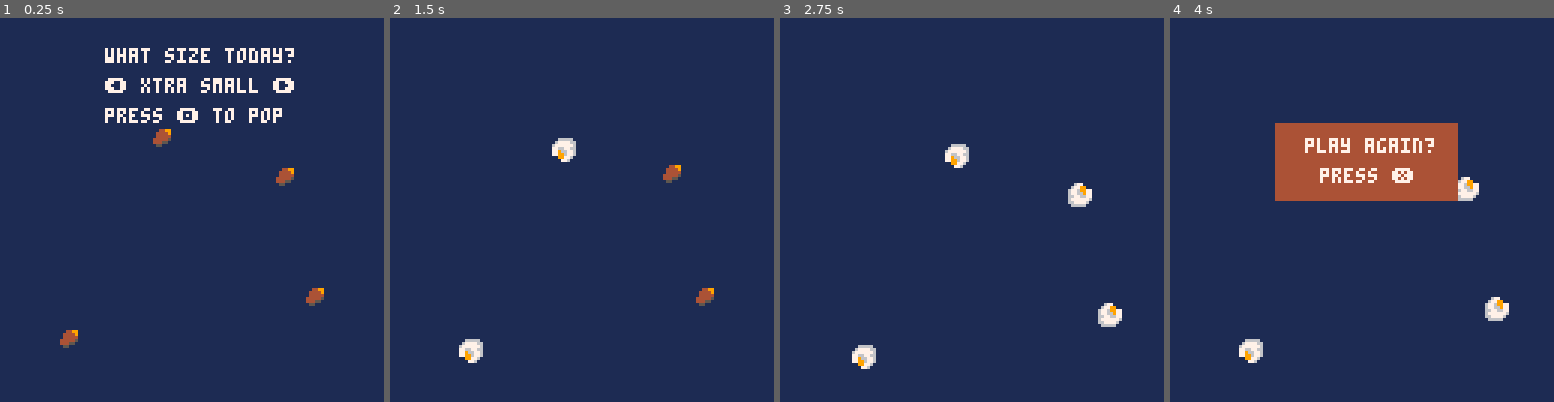
Above: before the commit, frames 1-4 (left to right).
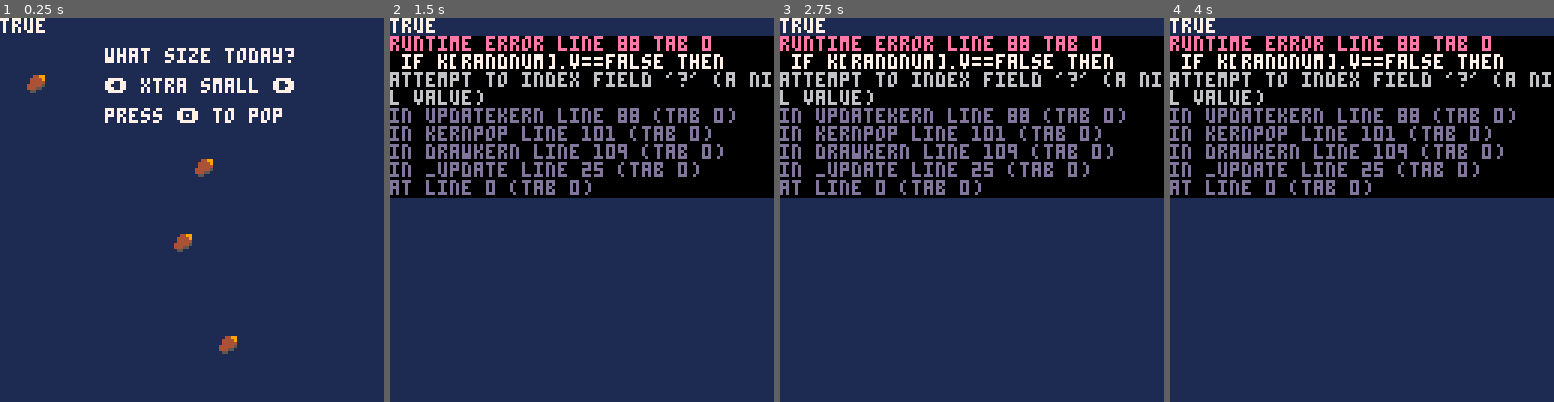
Above: after the commit, the same moments.

Repository: thoughtlesslabs/popper
Game: PICO-8 cartridge popper.p8
Two runs of this game, one before a commit and one after it. Both use one fixed random seed, a clock stepped at 60 frames per second and the inputs below.
Inputs:
- Up to frame 1 (0.25 s): no input
- Up to frame 2 (1.5 s): tap X (X key) at 0.33, 1.07 s; tap O (Z key) at 0.7 s
- Up to frame 3 (2.75 s): hold Right 1.6-2.1 s; tap O (Z key) at 1.7, 2.1, 2.5 s; tap X (X key) at 1.85 s; hold Right from 2.47 s (still down)
- Up to frame 4 (4 s): tap O (Z key) at 2.9, 3.3, 3.7 s; tap X (X key) at 2.97 s; release Right at 3.03 s; hold Left 3.08-3.58 s

The runs differ from the first frame. In frame 1, 1.6% of the frame differs, in the area x 0-85%, y 0-88%; in frame 2, 43%; in frame 3, 43%; in frame 4, 43%, in the area x 0-100%, y 0-90%.
Error after the commit: runtime error line 88 tab 0; if k[randnum].v==false then; attempt to index field '?' (a nil value)

Commit message:
Changed Kernel Creation from Table to Objects

Diff:
--- a/popper.p8
+++ b/popper.p8
@@ -36,7 +36,6 @@
 	pop=false
 	popcount=0
 	mode="game"
-	rotater()
 	gametimer=30
 end
 
@@ -73,23 +72,6 @@
 	end
 end
 end
---generate popcorn kernels
-function kern(lvl)
-	local i,chr
-	x={}
-	y={}
-	v={}
- n={}
-	for i=1,#lvl do
-		chr=sub(lvl,i,i)
-		if chr=="f" then
-			add(x,flr(mid(1,rnd(110),110)))
-			add(y,flr(mid(35,rnd(110),110)))
-			add(v,true)
-			add(n,i)
-		end
-	end
-end
 
 --kernel jitter
 function jitter()
@@ -104,26 +86,19 @@
  mode="playing"
  shake=0.1
  --pick random kernel to pop
-	randnum=flr(rnd(n))
+	randnum=flr(rnd(kernels.n))
 	--check if kernel is already popped
- if v[randnum]==false then
-  del(n,randnum)
+ if k[randnum].v==false then
+  del(k.n,randnum)
   updatekern()
-	elseif v[randnum] then
-		v[randnum]=false
+	elseif k[randnum].v then
+		k[randnum].v=false
 		pop=true
 		sfx(0)
 		popcount+=1
  end
 end
 
-function rotater()
-	r={}
-	for i=1,#x do
- 	add(r,flr(rnd(4)+1))
-	end
-end
-
 function kernpop()
 	if btnp(4) then
 		updatekern()
@@ -133,14 +108,15 @@
 function drawkern()
 	local i
 	cls(1)
+	print(kernels[1].v)
 	kernpop()
 	kcount()
 	jitter()
-	for i=1,#x do
-		if v[i] then
-			spr(2,x[i]+rnd(jit),y[i]+rnd(jit))
+	for i=1,#kernels do
+		if kernels[i].v then
+			spr(2,kernels[i].x+rnd(jit),kernels[i].y+rnd(jit))
 		elseif pop then
-			if r[i]==1 then
+			if kernels[i].r==1 then
 				spr(1,x[i]+5,y[i]+5,1,1,true)
 			elseif r[i]==2 then
 				spr(1,x[i]+5,y[i]+5,1,1,false)
@@ -211,6 +187,31 @@
 --2. 	start menu page
 --3.  animated kernel popping
 --4.  steam rising pre-pop
+-->8
+--kernels
+
+function addkern(_i)
+	k={}
+	k.x=mid(1,rnd(110),110)
+	k.y=mid(1,rnd(110),110)
+	k.v=true
+	k.p=false
+	k.r=flr(rnd(4)+1)
+	k.n=_i
+	add(kernels,k)
+end
+
+--generate popcorn kernels
+function kern(lvl)
+	kernels={}
+
+	for i=1,#lvl do
+		chr=sub(lvl,i,i)
+		if chr=="f" then
+			addkern(i)
+		end
+	end
+end
 __gfx__
 00000000000776000000000000000000000000000000000000000000000000000000000000000000000000000000000000000000000000000000000000000000
 00000000009977600004499000000000000000000000000000000000000000000000000000000000000000000000000000000000000000000000000000000000
